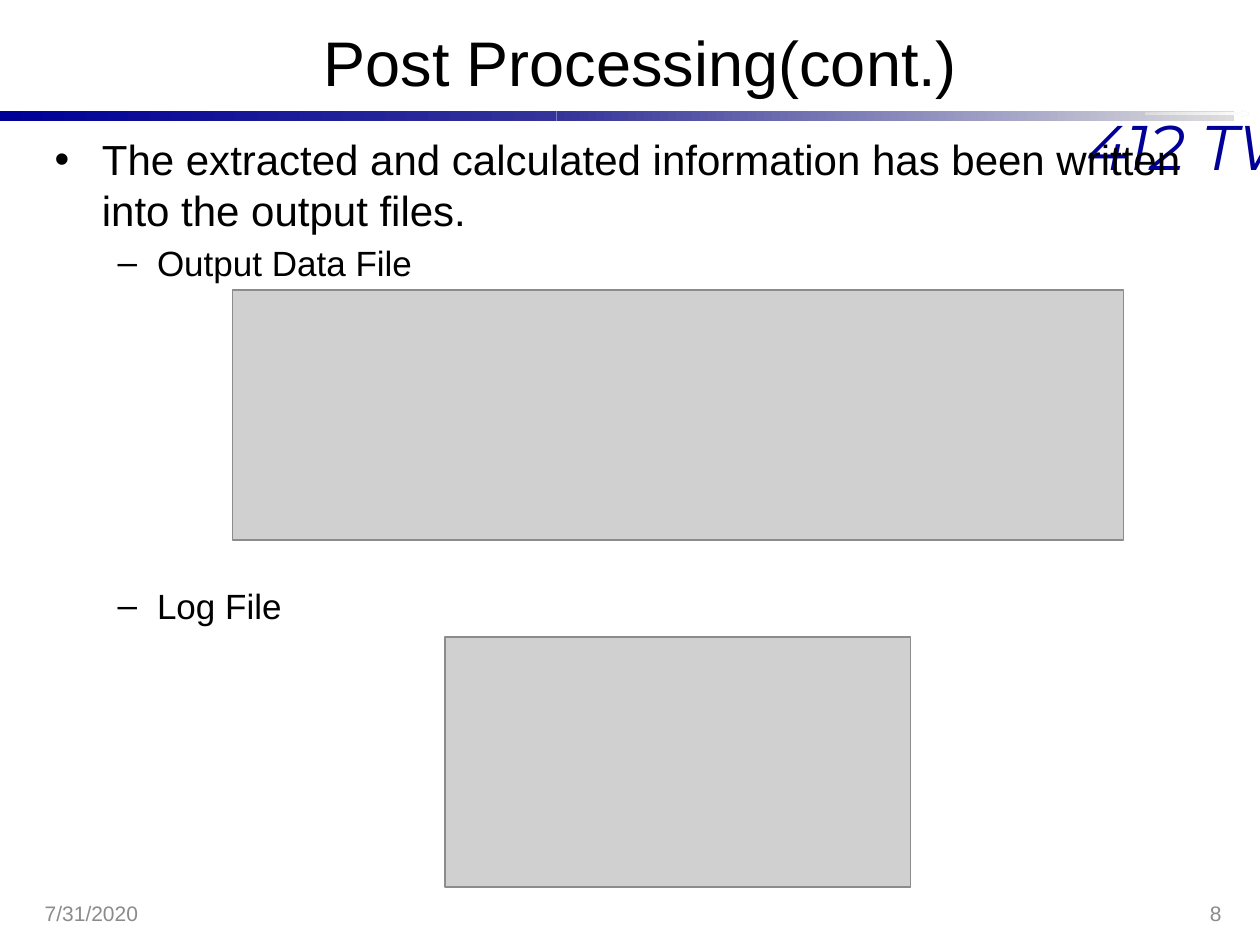
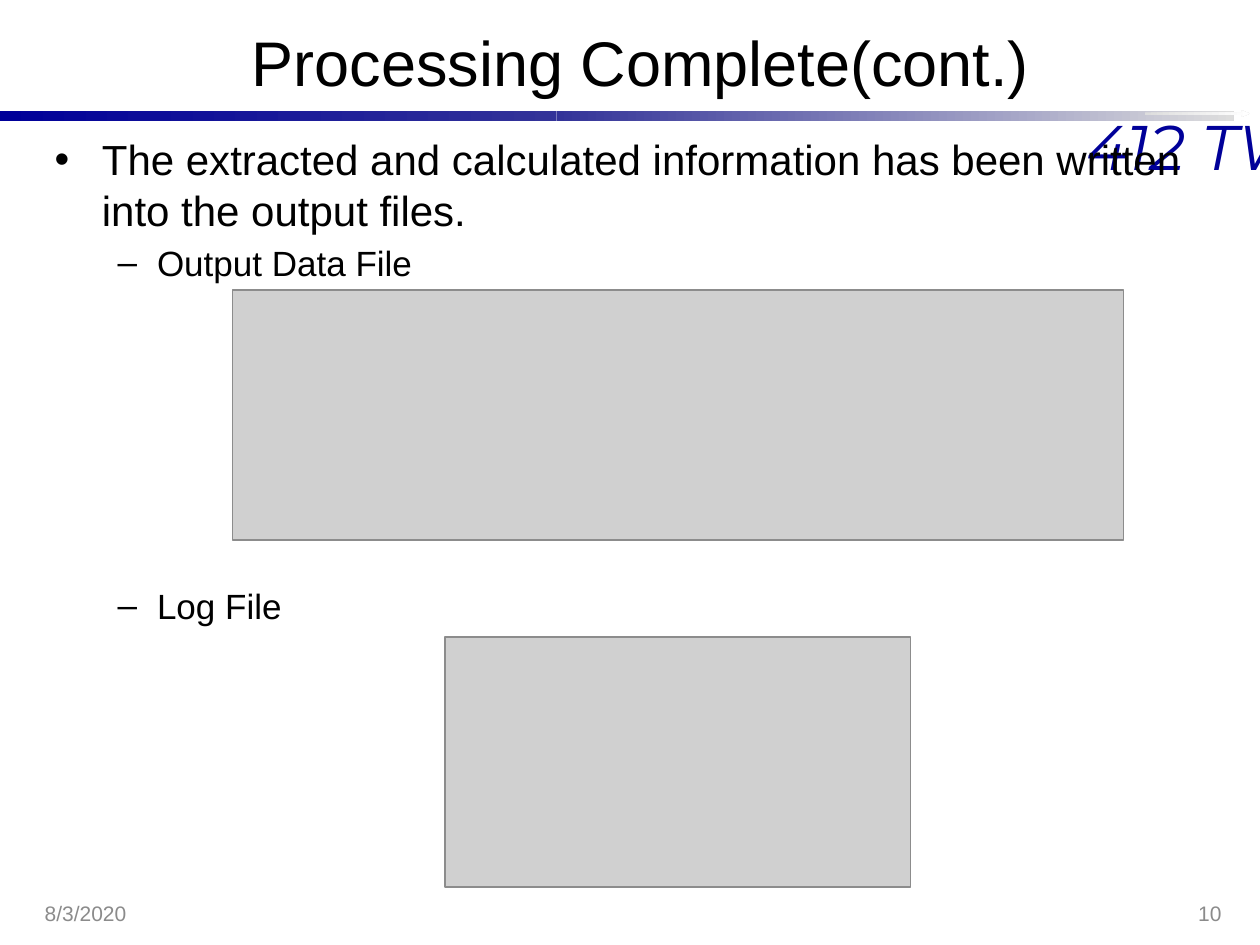
Before and after one commit to Hannsel101/PCIP_Intern_Proj_1, a slide deck: slide 10 of BestXYZ_Presentation.pptx (slide 8 before the commit). Drawn at 1260x945 pixels with LibreOffice and Linux fonts; fonts in the diff are those of the drawing; grey boxes stand for pictures; background and template pictures are left out. Boxes give left, top, right and bottom in pixels: in the first picture for what was removed or moved away, otherwise in the second. Text is boxed around its words. In the diff, an @@ line names an element or a change of style, - is before the commit and + after.

```diff
--- a/BestXYZ_Presentation.pptx
+++ b/BestXYZ_Presentation.pptx
@@ title at bbox=[252, 40, 1029, 98]: text changed @@
-Post Processing(cont.)
+Processing Complete(cont.)
@@ text at bbox=[45, 906, 127, 921]: text changed @@
-7/31/2020
+8/3/2020
@@ page number at bbox=[1198, 906, 1221, 921]: text changed @@
-8
+10
```
Also in this commit, not shown: 12 other slides changed, 4 slides added, 6 other files.
